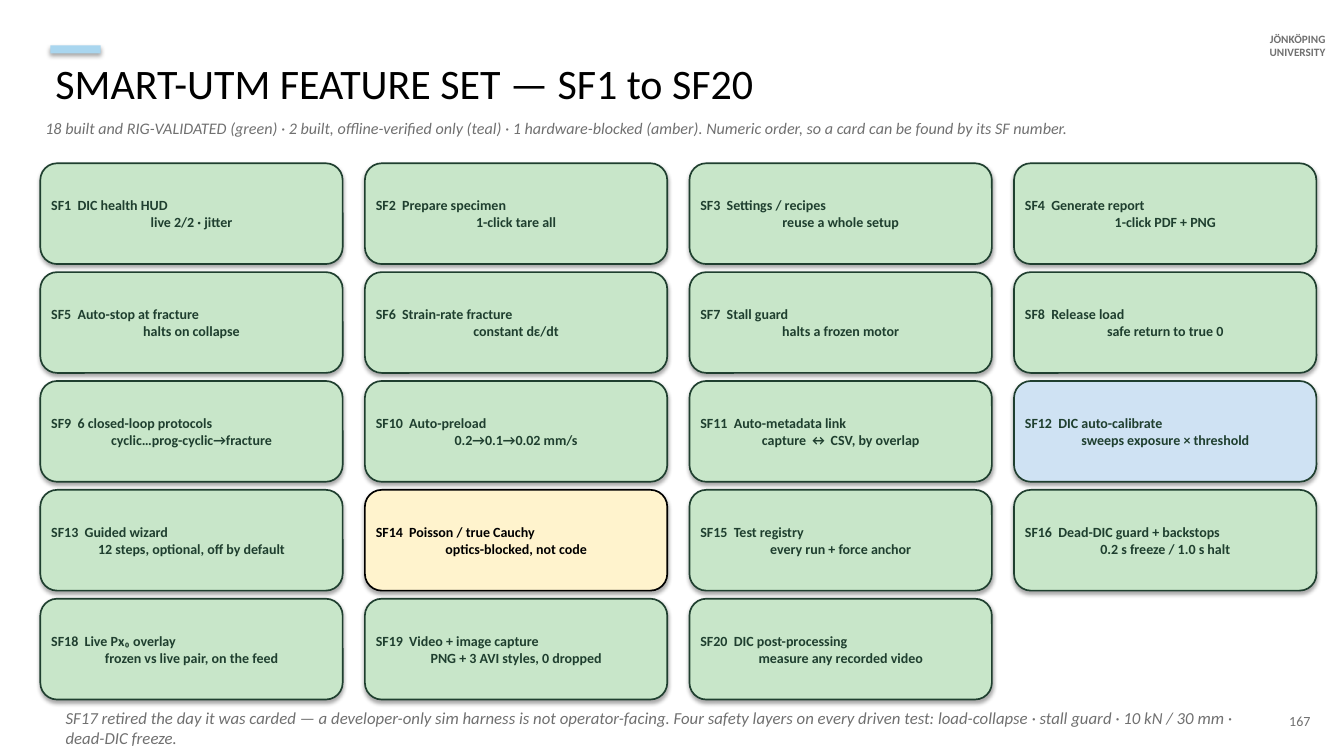
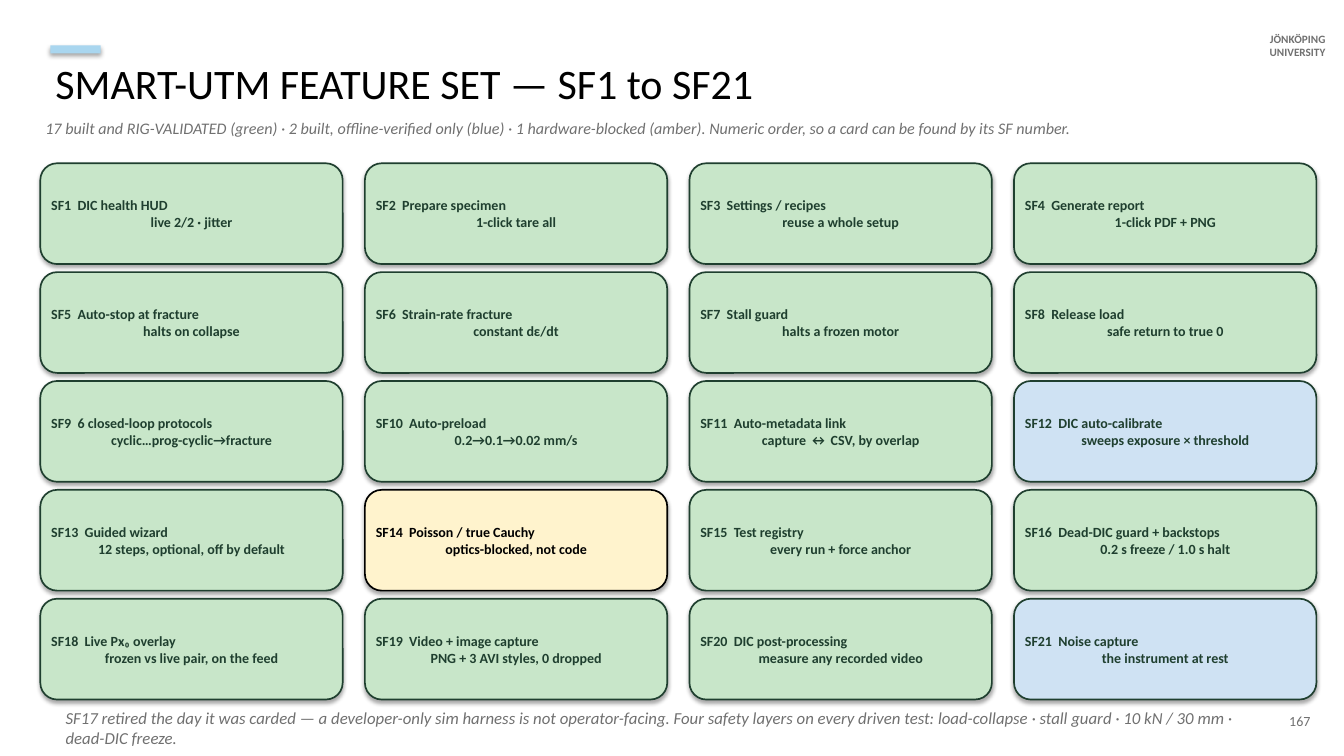
Before and after one commit to AdithyaSivakumar-3/UTM, a slide deck: slide 27 of documentation/decks/V6a_8_6_20_slides.pptx. Drawn at 1344x756 pixels with LibreOffice and Linux fonts; fonts in the diff are those of the drawing. Boxes give left, top, right and bottom in pixels: in the first picture for what was removed or moved away, otherwise in the second. Text is boxed around its words. In the diff, an @@ line names an element or a change of style, - is before the commit and + after.

```diff
--- a/documentation/decks/V6a_8_6_20_slides.pptx
+++ b/documentation/decks/V6a_8_6_20_slides.pptx
@@ text at (x1=55, y1=71, x2=753, y2=100): text changed @@
-SMART-UTM FEATURE SET — SF1 to SF20
+SMART-UTM FEATURE SET — SF1 to SF21
@@ text at (x1=45, y1=122, x2=1070, y2=137): text changed @@
-18 built and RIG-VALIDATED (green) · 2 built, offline-verified only (teal) · 1 hardware-blocked (amber). Numeric order, so a card can be found by its SF number.
+17 built and RIG-VALIDATED (green) · 2 built, offline-verified only (blue) · 1 hardware-blocked (amber). Numeric order, so a card can be found by its SF number.
@@ rounded rectangle added at (x1=1014, y1=599, x2=1317, y2=700), fill #CFE2F3, outline #1F3F2F 1.2 pt, 10 pt, text #1F3F2F, bold @@
+SF21 Noise capture
+the instrument at rest
```
Also in this commit, not shown: 2 other slides changed, 1 slide added, 4 other files.
